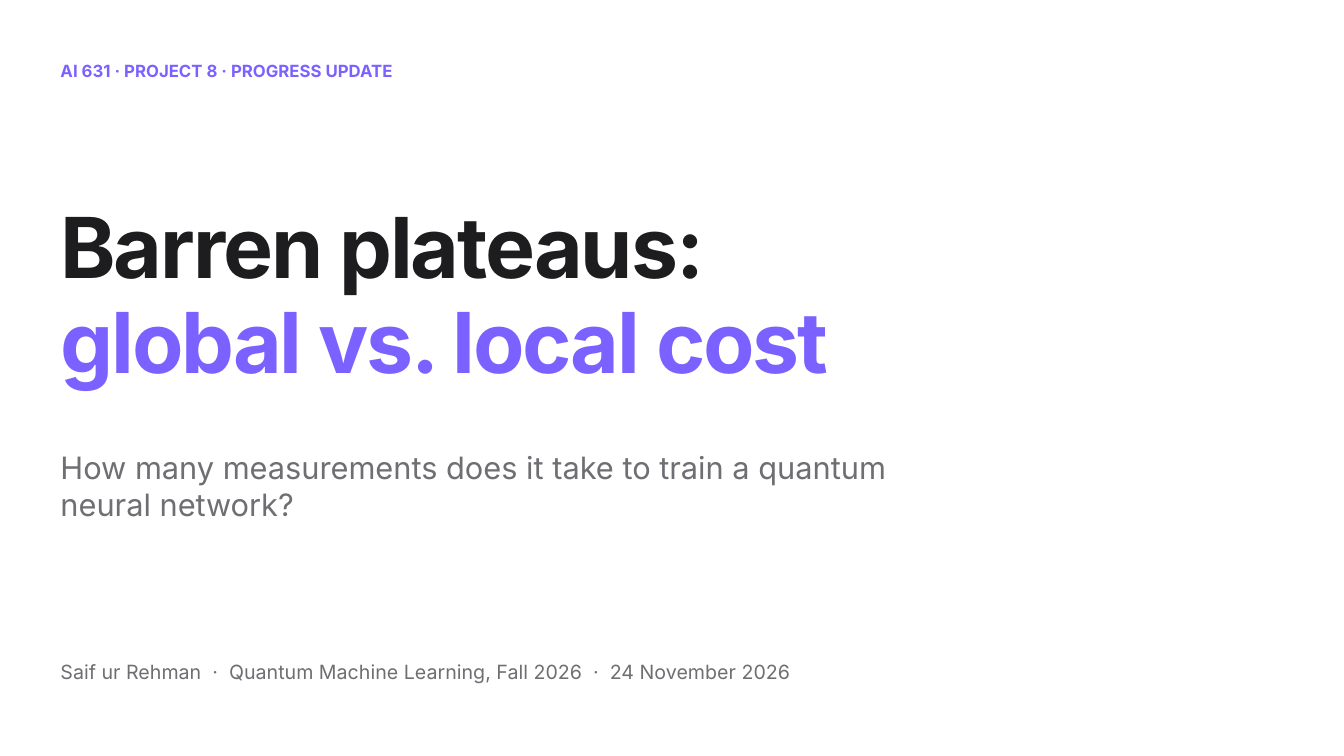
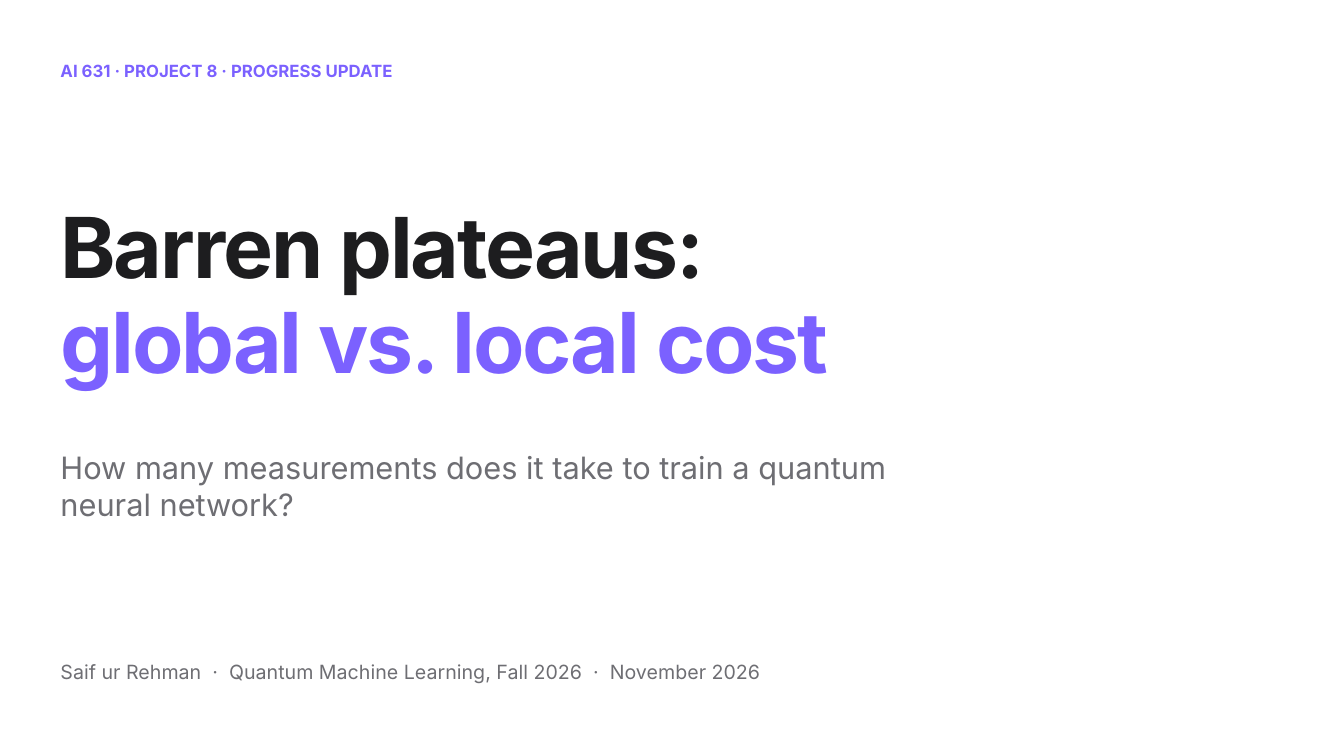
Before and after one commit to Saifix/Barren-plateaus-global-vs.-local-cost-functions, a slide deck: slide 1 of presentations/2026-11-24_progress_update.pptx. Drawn at 1344x756 pixels with LibreOffice and Linux fonts; fonts in the diff are those of the drawing; background and template pictures are left out. Boxes give left, top, right and bottom in pixels: in the first picture for what was removed or moved away, otherwise in the second. Text is boxed around its words. In the diff, an @@ line names an element or a change of style, - is before the commit and + after.

```diff
--- a/presentations/2026-11-24_progress_update.pptx
+++ b/presentations/2026-11-24_progress_update.pptx
@@ text at bbox=[60, 664, 760, 683]: text changed @@
-Saif ur Rehman · Quantum Machine Learning, Fall 2026 · 24 November 2026
+Saif ur Rehman · Quantum Machine Learning, Fall 2026 · November 2026
```
Also in this commit, not shown: 6 other slides changed, 1 slide added, 1 slide removed, 25 other files.
